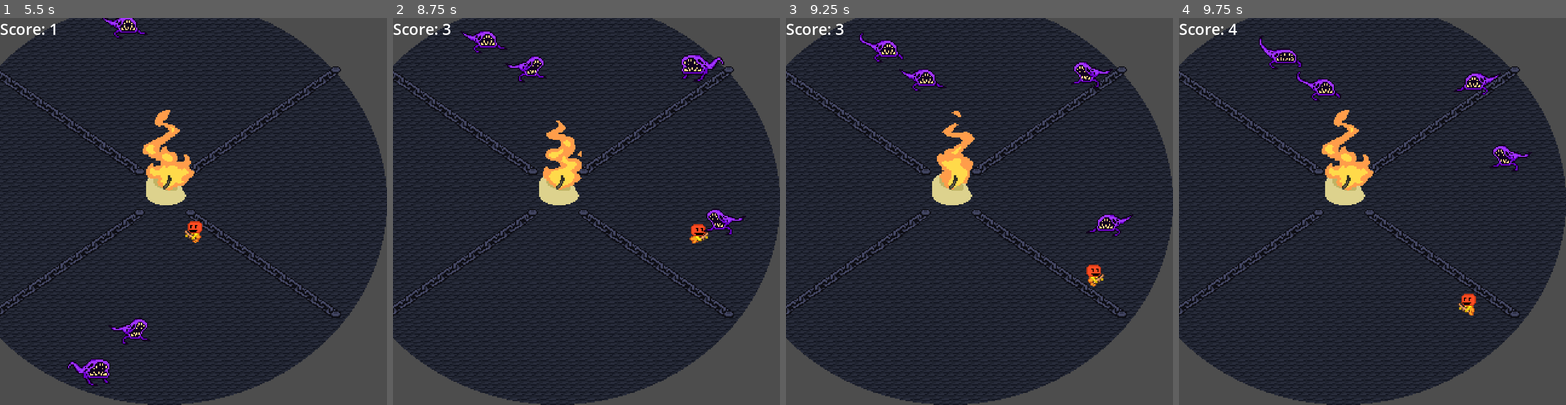
Above: before the commit, frames 1-4 (left to right).
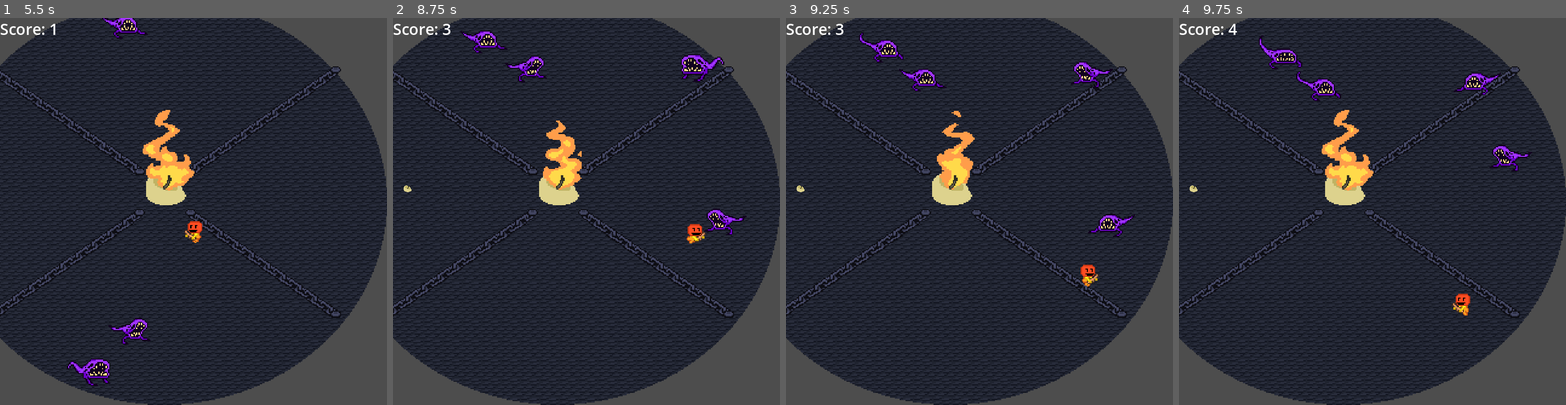
Above: after the commit, the same moments.

Repository: Everkade/Bardlite
Game: Godot game, scene res://menu.tscn
Same seed, same stepped clock (60 frames per second), same inputs: the game is played once before the commit and once after it.
Inputs:
- Up to frame 1 (5.5 s): click "Play" at 0.5 s; hold Right (ui_right) 1.28-2.03 s; hold Down (ui_down) 2.03-2.78 s; hold Right (ui_right) 2.78-3.53 s; hold Up (ui_up) 3.53-4.28 s; hold Left (ui_left) from 4.28 s (still down)
- Up to frame 2 (8.75 s): release Left (ui_left) at 5.78 s; hold Down (ui_down) 5.78-6.53 s; hold Right (ui_right) 6.53-7.28 s; hold Up (ui_up) 7.28-8.03 s; hold Right (ui_right) from 8.03 s (still down)
- Up to frame 3 (9.25 s): release Right (ui_right) at 8.78 s; hold Down (ui_down) from 8.78 s (still down)
- Up to frame 4 (9.75 s): release Down (ui_down) at 9.53 s; hold Left (ui_left) from 9.53 s (still down)

Frame 1 is identical in both runs. In frame 2, 0.3% of the frame differs, in the area x 2-92%, y 43-59%; in frame 3, 0.5%, in the area x 2-91%, y 43-70%; in frame 4, 0.3%.

Commit message:
Candle Fuel

Diff:
--- a/UI/GameUI.gd
+++ b/UI/GameUI.gd
@@ -1,14 +1,11 @@
 extends Control
 
 var score = 0
-signal rhythm_launcher
 @onready var scoreLabel = $Score
 
 func scoreUpdate():
 	score += 1
 	scoreLabel.text = "Score: %d" % score
-	if score % 25 == 0:
-		rhythm_launcher.emit()
 
 
 
--- a/UI/user_interface.gd
+++ b/UI/user_interface.gd
@@ -1,10 +1,6 @@
 extends CanvasLayer
 
 signal scoreChange
-signal rhythm_launcher
+
 func _on_main_enemy_death():
 	scoreChange.emit()
-
-
-func _on_game_ui_rhythm_launcher():
-	rhythm_launcher.emit()
--- a/candle.gd
+++ b/candle.gd
@@ -1,11 +1,29 @@
 extends AnimatableBody2D
 # Animation
 @onready var sprite = $AnimatedSprite2D
+@onready var health = 100
 
-# Called when the node enters the scene tree for the first time.
 func _ready():
 	sprite.play("stage4");
 
-# Called every frame. 'delta' is the elapsed time since the previous frame.
 func _process(delta):
-	pass
+	if health == 80:
+		sprite.play("stage3")
+	elif health == 60:
+		sprite.play("stage2")
+	elif health == 40:
+		sprite.play("stage1")
+	elif health == 20:
+		sprite.play("stage0")
+	elif health <= 0:
+		get_tree().quit()
+
+
+func _on_area_2d_body_shape_entered(body_rid, body, body_shape_index, local_shape_index):
+	if body.name != "candle":
+		health -= 3
+
+
+func _on_area_2d_increase_health():
+	if health < 100:
+		health += 10
--- a/enemy/enemy.tscn
+++ b/enemy/enemy.tscn
@@ -42,7 +42,7 @@
 }]
 
 [sub_resource type="RectangleShape2D" id="RectangleShape2D_606lx"]
-size = Vector2(8.5, 7)
+size = Vector2(12.6, 9.1)
 
 [node name="Enemy" type="CharacterBody2D" groups=["Enemy"]]
 scale = Vector2(10, 10)
@@ -57,12 +57,11 @@
 animation = &"walk"
 
 [node name="CollisionShape2D" type="CollisionShape2D" parent="." groups=["Enemy"]]
-position = Vector2(-1.5, 1)
+position = Vector2(-2.2, 2.05)
 scale = Vector2(1, 1)
 shape = SubResource("RectangleShape2D_606lx")
 
 [node name="State Machine" type="Node2D" parent="." node_paths=PackedStringArray("initialState")]
-scale = Vector2(1, 1)
 script = ExtResource("3_3ygok")
 initialState = NodePath("Target Light")
 
--- /dev/null
+++ b/fuel/fuel.gd
@@ -0,0 +1,8 @@
+extends Area2D
+
+signal increaseHealth
+
+func _on_body_shape_entered(body_rid, body, body_shape_index, local_shape_index):
+	if body.name == "player":
+		increaseHealth.emit()
+		queue_free()
--- /dev/null
+++ b/fuel/fuel.tscn
@@ -0,0 +1,21 @@
+[gd_scene load_steps=4 format=3 uid="uid://b7c11jsfgb4uh"]
+
+[ext_resource type="Script" path="res://fuel/fuel.gd" id="1_gt0ww"]
+[ext_resource type="Texture2D" uid="uid://b7xlhs1kc38oa" path="res://Art/Environment/Candle/Candle_Stage0.png" id="1_l10gu"]
+
+[sub_resource type="CircleShape2D" id="CircleShape2D_euj3s"]
+radius = 17.1172
+
+[node name="Area2D" type="Area2D"]
+position = Vector2(349, 284)
+script = ExtResource("1_gt0ww")
+
+[node name="Sprite2D" type="Sprite2D" parent="."]
+position = Vector2(-4, -23)
+texture = ExtResource("1_l10gu")
+
+[node name="CollisionShape2D" type="CollisionShape2D" parent="."]
+position = Vector2(-6, 13)
+shape = SubResource("CircleShape2D_euj3s")
+
+[connection signal="body_shape_entered" from="." to="." method="_on_body_shape_entered"]
--- a/main.gd
+++ b/main.gd
@@ -1,11 +1,12 @@
 extends Node2D
 
-var frog = preload("res://enemy/enemy.tscn")
+var crawlers = preload("res://enemy/enemy.tscn")
 var pig = preload("res://enemy/enemy.tscn")
 var cow = preload("res://enemy/enemy.tscn")
 var cat = preload("res://enemy/enemy.tscn")
-
-@onready var enemy_list = [frog, pig, cow, cat]
+var fuel_load = preload("res://fuel/fuel.tscn")
+var fuel_positions = [Vector2(875, 250), Vector2(1550, 775), Vector2(300, 775), Vector2(950, 1225)]
+@onready var enemy_list = [crawlers, pig, cow, cat]
 signal enemyDeath
 
 func _ready():
@@ -16,9 +17,7 @@
 	var enemy = enemy_list[randi_range(0, 3)]
 	var enemy_position = position_list[randi_range(0, 3)]
 	var enemy_one = enemy.instantiate()
-
 	enemy_one.position = enemy_position
-
 	add_child(enemy_one)
 
 
@@ -26,5 +25,8 @@
 	enemyDeath.emit()
 
 
-func _on_user_interface_rhythm_launcher():
-	get_tree().change_scene_to_file("res://arrows/rhytm_manager.tscn")
+func _on_timer_2_timeout():
+	var fuel_position = fuel_positions[randi_range(0, 3)]
+	var fuel = fuel_load.instantiate()
+	fuel.position = fuel_position
+	add_child(fuel)
--- a/main.tscn
+++ b/main.tscn
@@ -35,7 +35,12 @@
 [node name="candle" parent="." instance=ExtResource("5_5m2dj")]
 position = Vector2(925, 840)
 
+[node name="Timer2" type="Timer" parent="."]
+wait_time = 5.0
+autostart = true
+
 [connection signal="child_exiting_tree" from="." to="." method="_on_child_exiting_tree"]
 [connection signal="enemyDeath" from="." to="UserInterface" method="_on_main_enemy_death"]
 [connection signal="child_exiting_tree" from="UserInterface" to="." method="_on_user_interface_child_exiting_tree"]
 [connection signal="timeout" from="Timer" to="." method="_on_timer_timeout"]
+[connection signal="timeout" from="Timer2" to="." method="_on_timer_2_timeout"]
--- a/objects/candle.tscn
+++ b/objects/candle.tscn
@@ -284,3 +284,7 @@
 [node name="CollisionShape2D" type="CollisionShape2D" parent="Area2D"]
 position = Vector2(0, -60)
 shape = SubResource("CircleShape2D_s5ick")
+
+[connection signal="area_shape_entered" from="Area2D" to="." method="_on_area_2d_area_shape_entered"]
+[connection signal="body_entered" from="Area2D" to="." method="_on_area_2d_body_entered"]
+[connection signal="body_shape_entered" from="Area2D" to="." method="_on_area_2d_body_shape_entered"]
--- a/test_scene.tscn
+++ /dev/null
@@ -1,3 +0,0 @@
-[gd_scene format=3 uid="uid://b7dk2j40dvwx0"]
-
-[node name="test_scene" type="Node2D"]
--- a/weapon/bullet.gd
+++ b/weapon/bullet.gd
@@ -6,7 +6,7 @@
 	var range = 1200
 
 	var direction = Vector2.RIGHT
-	position += direction * 200 * delta
+	position += direction * 100 * delta
 	travelled_distance += 1000 * delta
 	if travelled_distance > range:
 		queue_free()
